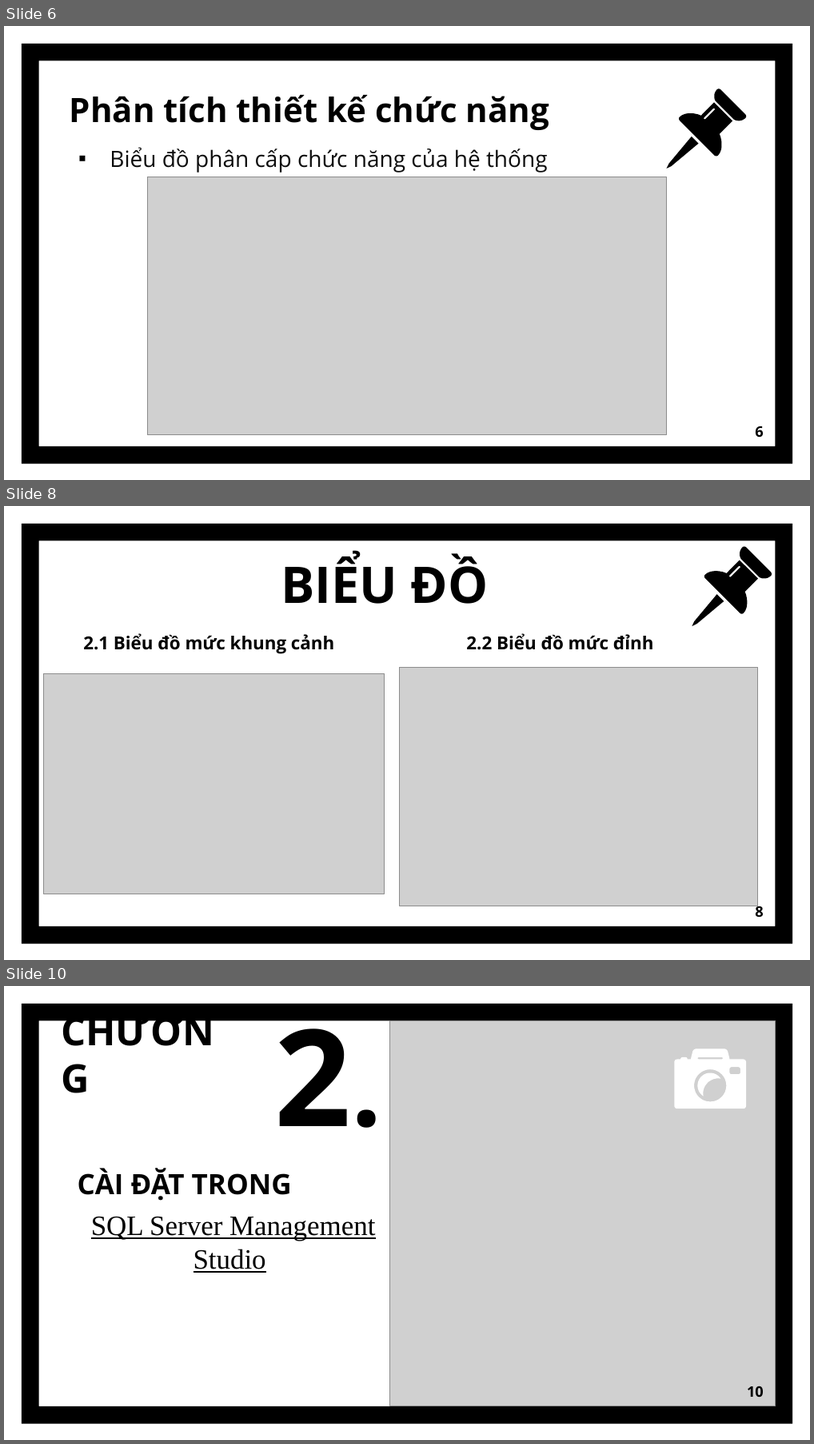
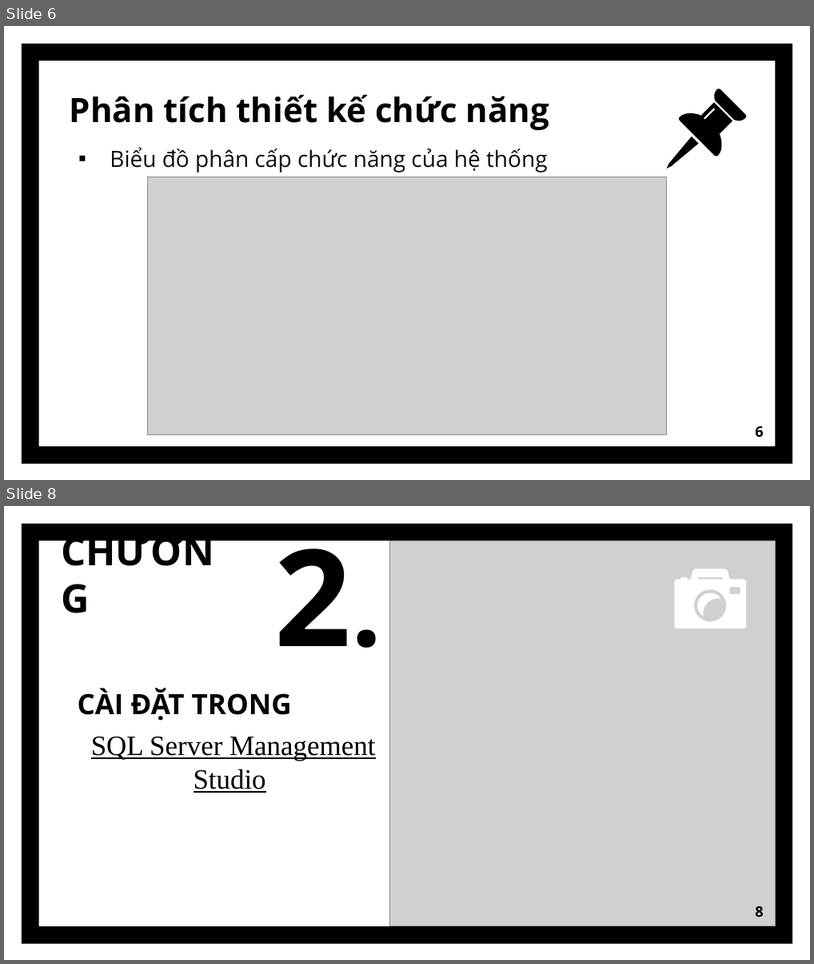
Before and after one commit to LinhChi610/PTLChi.BTL.226, a slide deck: SLIDE-HTQLBHDTDĐ.pptx. Shown one above the other, each under a label of ours: slides 6, 8 and 10 before the commit, slides 6 and 8 after it; the slides between them are not shown. The pictures are 814x1444 and 814x964 pixels, drawn with LibreOffice and Linux fonts; fonts in the diff are those of the drawing; grey boxes stand for pictures. Boxes give left, top, right and bottom in pixels: in the first picture for what was removed or moved away, otherwise in the second. Text is boxed around its words. In the diff, an @@ line names an element or a change of style, - is before the commit and + after.

```diff
--- a/SLIDE-HTQLBHDTDĐ.pptx
+++ b/SLIDE-HTQLBHDTDĐ.pptx
@@ slide 8 removed at bbox=[4, 506, 810, 960], background #FFFFFF; not listed: 1 template element that a slide beside it also shows @@
@@ freeform shape removed at bbox=[740, 546, 773, 579] @@
@@ title removed at bbox=[281, 556, 489, 604] @@
-BIỂU ĐỒ
@@ freeform shape removed at bbox=[705, 560, 758, 614] @@
@@ freeform shape removed at bbox=[693, 594, 725, 626] @@
@@ text removed at bbox=[83, 633, 334, 654] @@
-2.1 Biểu đồ mức khung cảnh
@@ text removed at bbox=[466, 633, 654, 650] @@
-2.2 Biểu đồ mức đỉnh
@@ picture removed at bbox=[400, 668, 758, 906] @@
@@ picture removed at bbox=[43, 674, 385, 894] @@
@@ page number removed at bbox=[755, 903, 763, 916] @@
-8
@@ what was slide 10 is now slide 8 @@
@@ page number at bbox=[755, 906, 763, 916]: text changed @@
-10
+8
```
Also in this commit, not shown: 1 slide changed, 1 slide added, 2 other slides removed, 1 other file.
